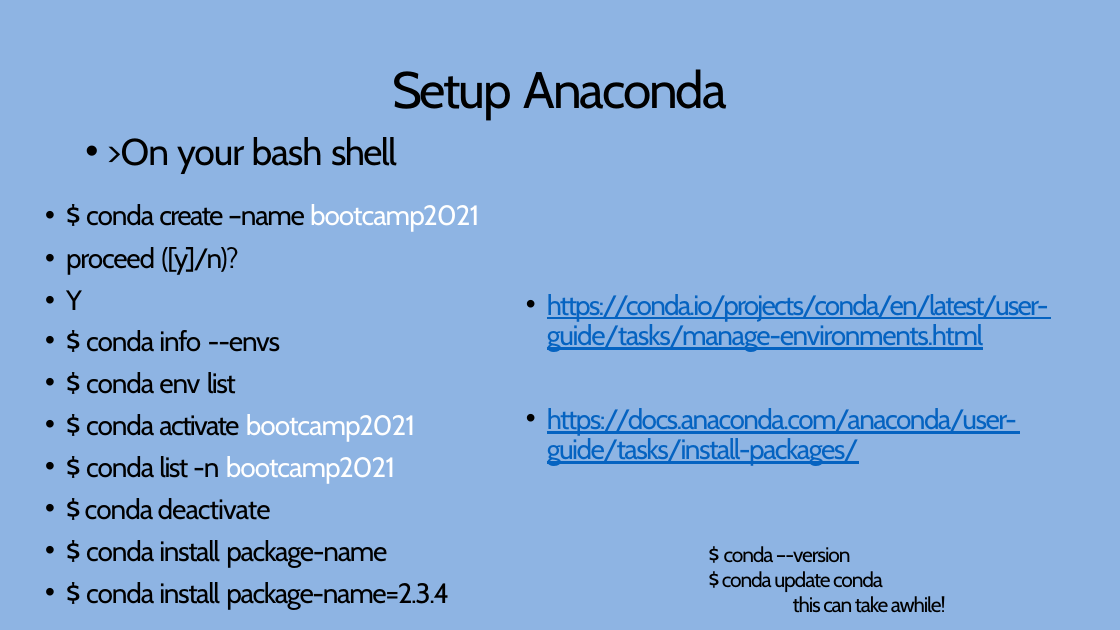
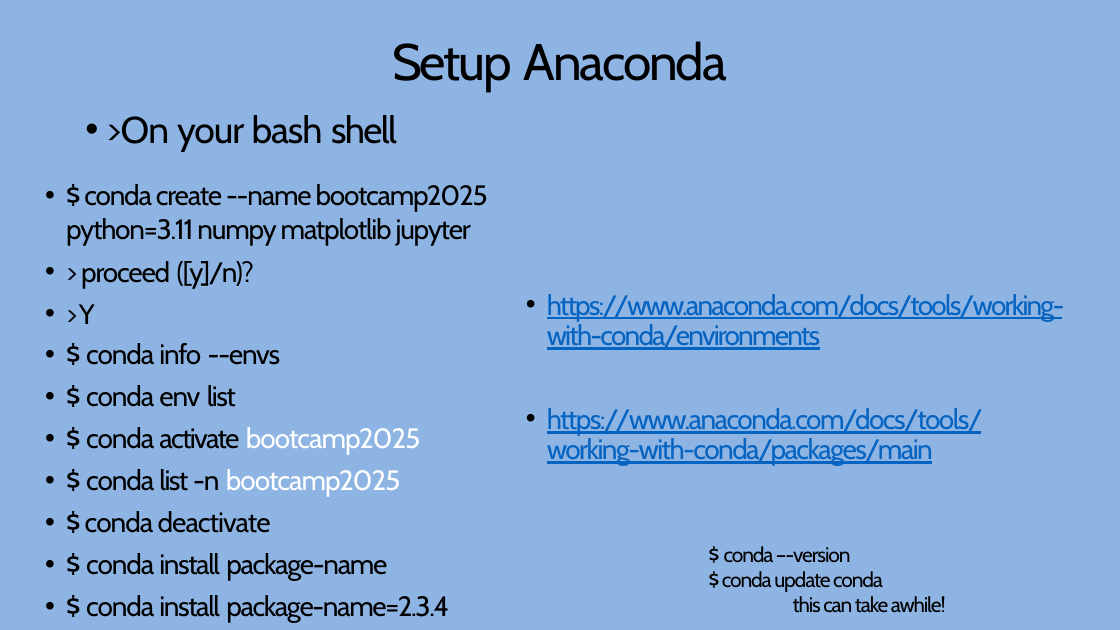
Before and after one commit to elcarrillo/computational_bootcamp_material, a slide deck: slide 6 of day 3-5 -python basics/python_basics_slides.pptx. Drawn at 1120x630 pixels with LibreOffice and Linux fonts; fonts in the diff are those of the drawing. Boxes give left, top, right and bottom in pixels: in the first picture for what was removed or moved away, otherwise in the second. Text is boxed around its words. In the diff, an @@ line names an element or a change of style, - is before the commit and + after.

Commit message:
updated python slides

```diff
--- a/day 3-5 -python basics/python_basics_slides.pptx
+++ b/day 3-5 -python basics/python_basics_slides.pptx
@@ title "Setup Anaconda": place and size @@
-title "Setup Anaconda" at bbox=[392, 69, 727, 119]
+title "Setup Anaconda" at bbox=[392, 41, 727, 91]
@@ text ">On your bash shell": place and size @@
-text ">On your bash shell" at bbox=[106, 137, 397, 173]
+text ">On your bash shell" at bbox=[106, 115, 397, 151]
@@ text "$ conda create --name bootcamp2025 ...": place and size @@
-text "$ conda create --name bootcamp2025 ..." at bbox=[66, 204, 479, 609]
+text "$ conda create --name bootcamp2025 ..." at bbox=[66, 184, 488, 623]
@@ text at bbox=[66, 184, 488, 324]: text changed @@
-• $ conda create –name bootcamp2021
-• proceed ([y]/n)?
-• Y
+• $ conda create --name bootcamp2025 python=3.11 numpy matplotlib jupyter
+• > proceed ([y]/n)?
+• > Y
@@ text at bbox=[547, 294, 1065, 350]: text changed @@
-• https://conda.io/projects/conda/en/latest/user- guide/tasks/manage-environments.html
+• https://www.anaconda.com/docs/tools/working-with-conda/environments
@@ text at bbox=[547, 408, 983, 466]: text changed @@
-• https://docs.anaconda.com/anaconda/user- guide/tasks/install-packages/
+• https://www.anaconda.com/docs/tools/working-with-conda/packages/main
@@ text at bbox=[86, 427, 421, 497]: text changed @@
-• $ conda activate bootcamp2021
-• $ conda list -n bootcamp2021
+• $ conda activate bootcamp2025
+• $ conda list -n bootcamp2025
```
Also in this commit, not shown: 2 other slides changed, 1 slide added, 6 other files.
